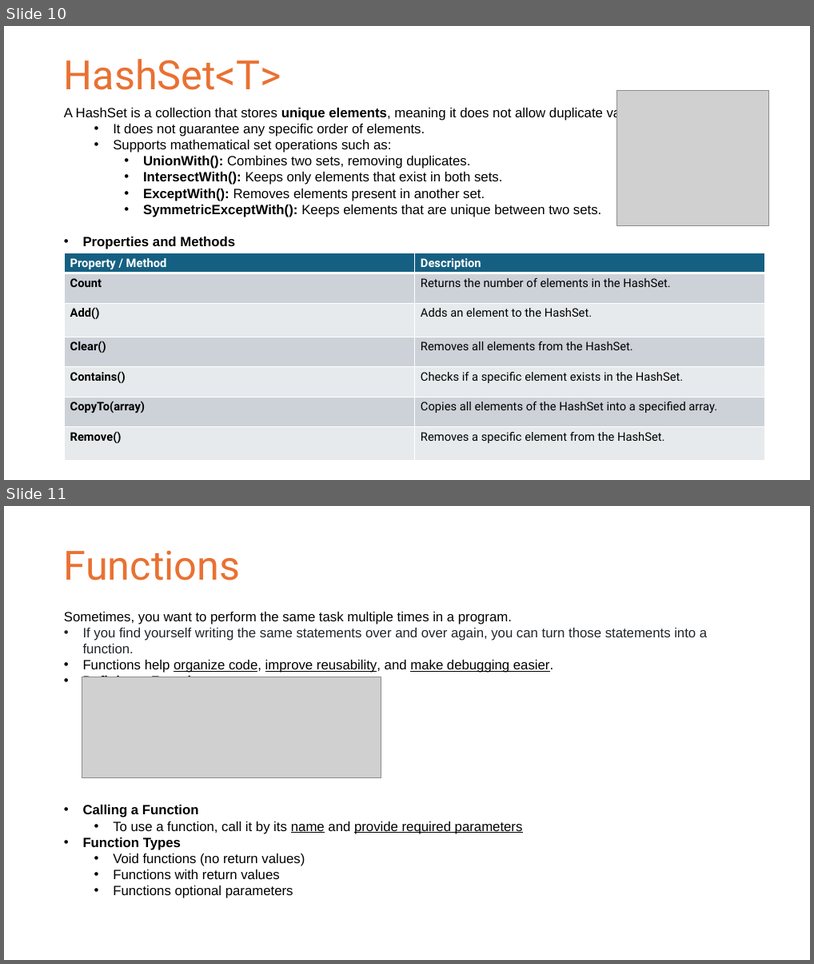
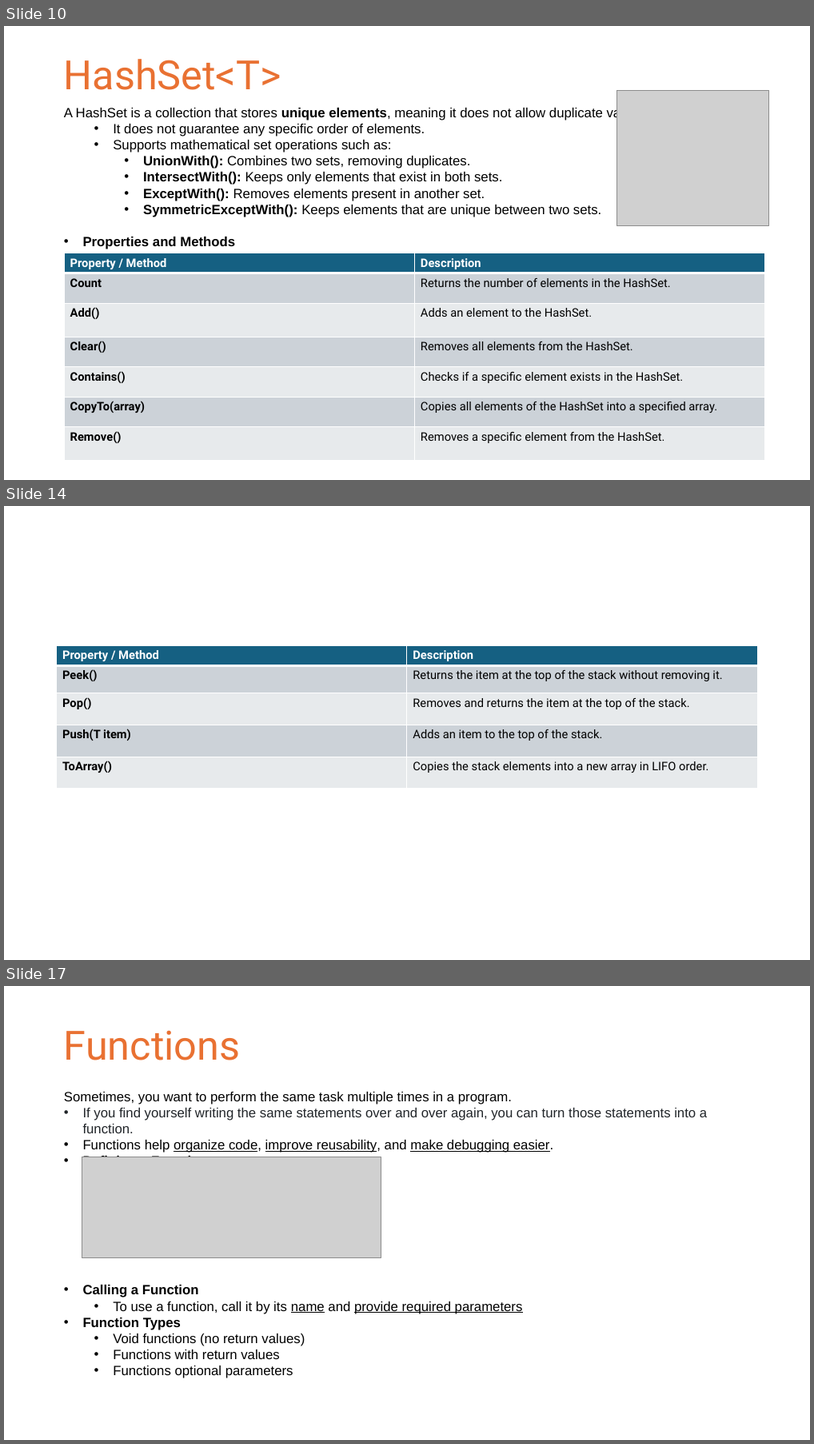
Before and after one commit to doolino/Unity_Tutorial_Spring_2025, a slide deck: Week2/Week2_Slides.pptx. Shown one above the other, each under a label of ours: slides 10 and 11 before the commit, slides 10, 14 and 17 after it; the slides between them are not shown. The pictures are 814x964 and 814x1444 pixels, drawn with LibreOffice and Linux fonts; fonts in the diff are those of the drawing; grey boxes stand for pictures. Boxes give left, top, right and bottom in pixels: in the first picture for what was removed or moved away, otherwise in the second. Text is boxed around its words. In the diff, an @@ line names an element or a change of style, - is before the commit and + after.

```diff
--- a/Week2/Week2_Slides.pptx
+++ b/Week2/Week2_Slides.pptx
@@ slide 14 added at [4,506,810,960], background #FFFFFF @@
@@ table added at [57,645,758,788], 5 rows, 2 columns @@
+Property / Method | Description
+Peek() | Returns the item at the top of the stack without removing it.
+Pop() | Removes and returns the item at the top of the stack.
+Push(T item) | Adds an item to the top of the stack.
+ToArray() | Copies the stack elements into a new array in LIFO order.
@@ what was slide 11 is now slide 17 @@
```
Also in this commit, not shown: 1 slide changed, 5 other slides added.
